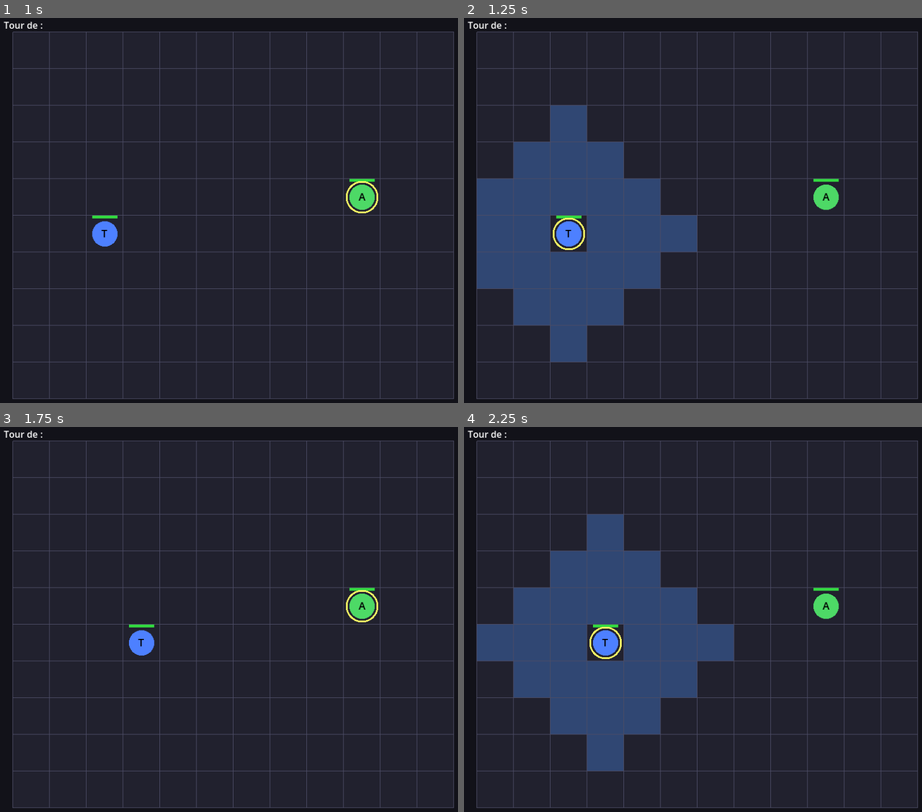
Above: before the commit, frames 1-4 (two rows, left to right).
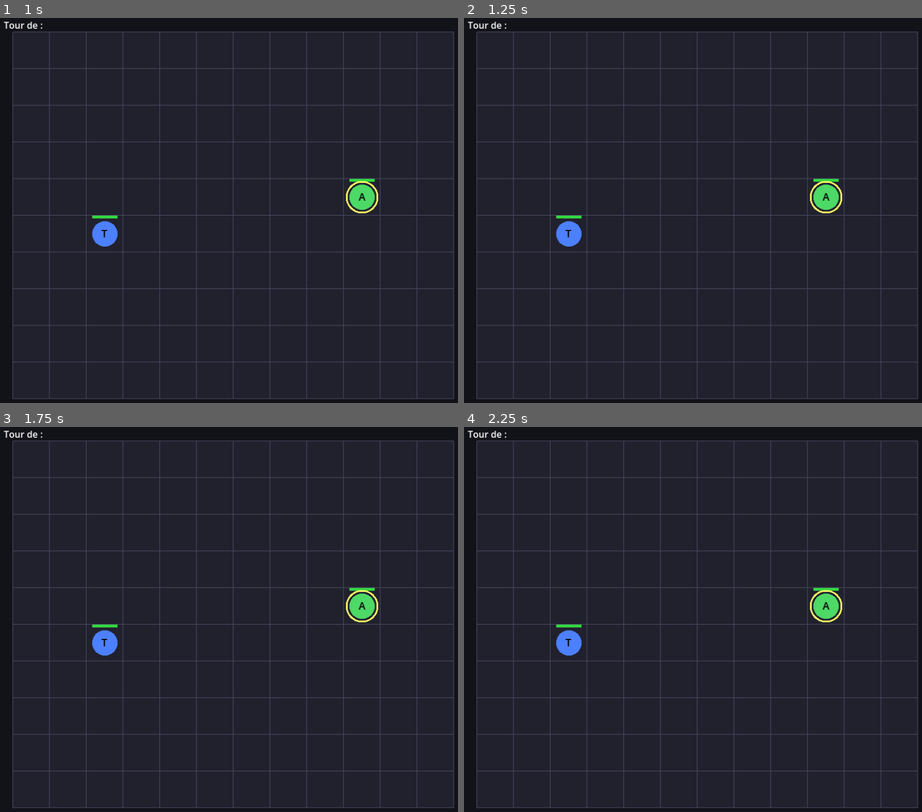
Above: after the commit, the same moments.

Repository: bodji27200-web/mon-jeux-video-
Game: Godot game, scene res://Main.tscn
The game is run twice, just before and just after one commit, with the same random seed, the same clock (stepped at 60 frames per second) and the same inputs.
Inputs (mouse positions are in pixels of both pictures, inside the frame that each line leads up to):
- Up to frame 1 (1 s): tap Enter (ui_accept) at 0.5, 0.77 s; move the mouse to (338, 195) at 0.52 s; click (338, 195) at 0.67 s
- Up to frame 2 (1.25 s): no input
- Up to frame 3 (1.75 s): move the mouse to (137, 646) at 1.27 s; click (137, 646) at 1.42 s; tap Enter (ui_accept) at 1.52 s
- Up to frame 4 (2.25 s): move the mouse to (743, 534) at 2.02 s; click (743, 534) at 2.17 s

Frame 1 is identical in both runs. In frame 2, 18% of the frame differs, in the area x 2-83%, y 22-90%; in frame 3, 0.7%; in frame 4, 19%.
Error after the commit: Parse Error: Cannot infer the type of "can_attack" variable because the value doesn't have a set type. (res://AI.gd:52)

Commit message:
Etape 5: IA de base (deplacement + attaque selon le comportement de classe)

Diff:
--- /dev/null
+++ b/AI.gd
@@ -0,0 +1,61 @@
+class_name TacticalAI
+
+# Cerveau de l'IA. Décide, pour une unité, où se déplacer et qui attaquer.
+# Règles claires (pas de triche) : finir les cibles faibles, se positionner
+# selon son comportement (mêlée = avancer, kite = frapper en restant à distance).
+# Affiné à l'étape 10 (difficultés, protection, etc.).
+
+
+static func decide(unit: Node, grid: Node, units: Array) -> Dictionary:
+	var enemies: Array = []
+	for u in units:
+		if u.is_alive() and u.team != unit.team:
+			enemies.append(u)
+	if enemies.is_empty():
+		return {"move": unit.grid_position, "target": null}
+
+	var target: Node = _pick_target(enemies)
+
+	var occupied := {}
+	for u in units:
+		if u != unit and u.is_alive():
+			occupied[u.grid_position] = true
+
+	var candidates: Array = grid.get_reachable_cells(unit.grid_position, unit.data.move_range, occupied)
+	candidates.append(unit.grid_position)
+
+	var best: Vector2i = unit.grid_position
+	var best_score := -INF
+	for cell in candidates:
+		var s := _score(unit, cell, target, enemies, grid)
+		if s > best_score:
+			best_score = s
+			best = cell
+
+	var tgt: Node = null
+	if grid.manhattan(best, target.grid_position) <= int(unit.data.attack_range):
+		tgt = target
+	return {"move": best, "target": tgt}
+
+
+# Cible prioritaire : l'ennemi le plus faible (on finit les blessés).
+static func _pick_target(enemies: Array) -> Node:
+	var target: Node = enemies[0]
+	for e in enemies:
+		if e.hp < target.hp:
+			target = e
+	return target
+
+
+static func _score(unit: Node, cell: Vector2i, target: Node, enemies: Array, grid: Node) -> float:
+	var rng := int(unit.data.attack_range)
+	var can_attack := grid.manhattan(cell, target.grid_position) <= rng
+	var nearest := 9999
+	for e in enemies:
+		nearest = min(nearest, grid.manhattan(cell, e.grid_position))
+
+	if unit.data.behavior == "kite":
+		# Frapper tout en restant le plus loin possible des ennemis.
+		return (1000.0 if can_attack else 0.0) + nearest * 3.0
+	# Mêlée : pouvoir frapper, sinon se rapprocher de la cible.
+	return (1000.0 if can_attack else 0.0) - grid.manhattan(cell, target.grid_position)
--- a/Battle.gd
+++ b/Battle.gd
@@ -37,9 +37,16 @@
 	grid.queue_redraw()
 
 
-func _ai_take_turn(_unit: Node) -> void:
-	# Étape 4 : l'IA passe encore son tour (vraie IA à l'étape 5).
-	await get_tree().create_timer(0.4).timeout
+func _ai_take_turn(unit: Node) -> void:
+	await get_tree().create_timer(0.35).timeout
+	var plan := TacticalAI.decide(unit, grid, get_tree().get_nodes_in_group("units"))
+	if plan.move != unit.grid_position:
+		unit.move_to(plan.move)
+		await get_tree().create_timer(0.35).timeout
+	if plan.target != null and plan.target.is_alive() \
+			and grid.manhattan(unit.grid_position, plan.target.grid_position) <= int(unit.data.attack_range):
+		_attack(unit, plan.target)
+	await get_tree().create_timer(0.2).timeout
 	_end_turn()
 
 
